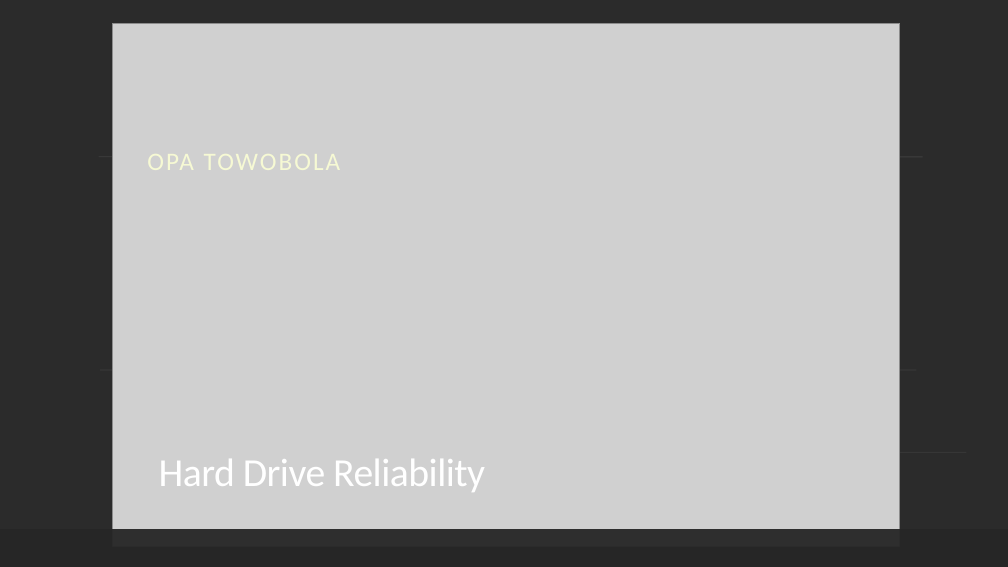
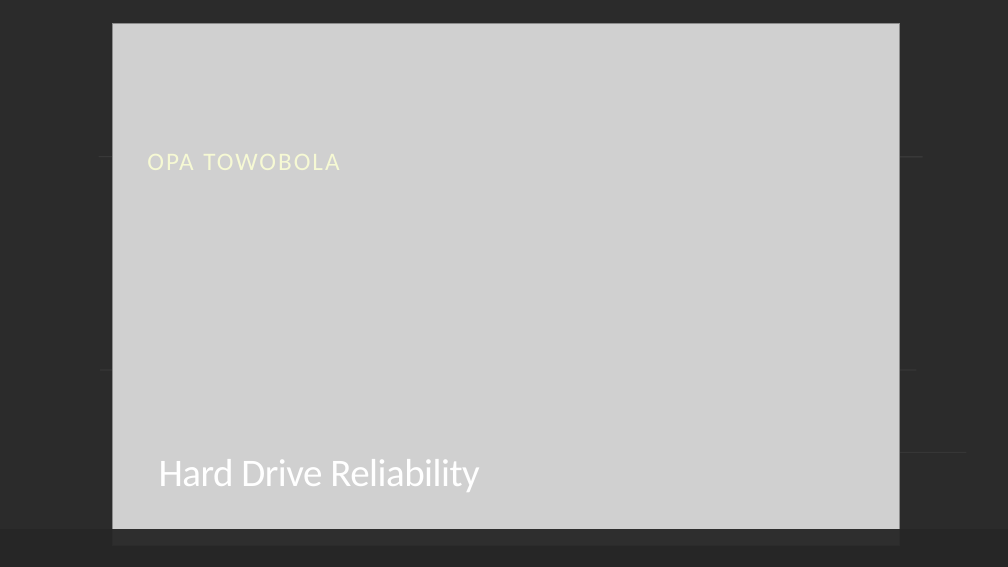
Before and after one commit to CarveTheFuture/Hard_Drive_Reliability, a slide deck: slide 1 of Hard_Drive_Reliability.pptx. Drawn at 1008x567 pixels with LibreOffice and Linux fonts; fonts in the diff are those of the drawing; grey boxes stand for pictures; background and template pictures are left out; a plain dark background stands for a picture behind light text. Boxes give left, top, right and bottom in pixels: in the first picture for what was removed or moved away, otherwise in the second. Text is boxed around its words. In the diff, an @@ line names an element or a change of style, - is before the commit and + after.

```diff
--- a/Hard_Drive_Reliability.pptx
+++ b/Hard_Drive_Reliability.pptx
@@ text "Hard Drive Reliability" at bbox=[159, 459, 479, 492]: size 37.8 to 37.3 pt @@
```
Also in this commit, not shown: 2 other slides changed, 15 slides added.
